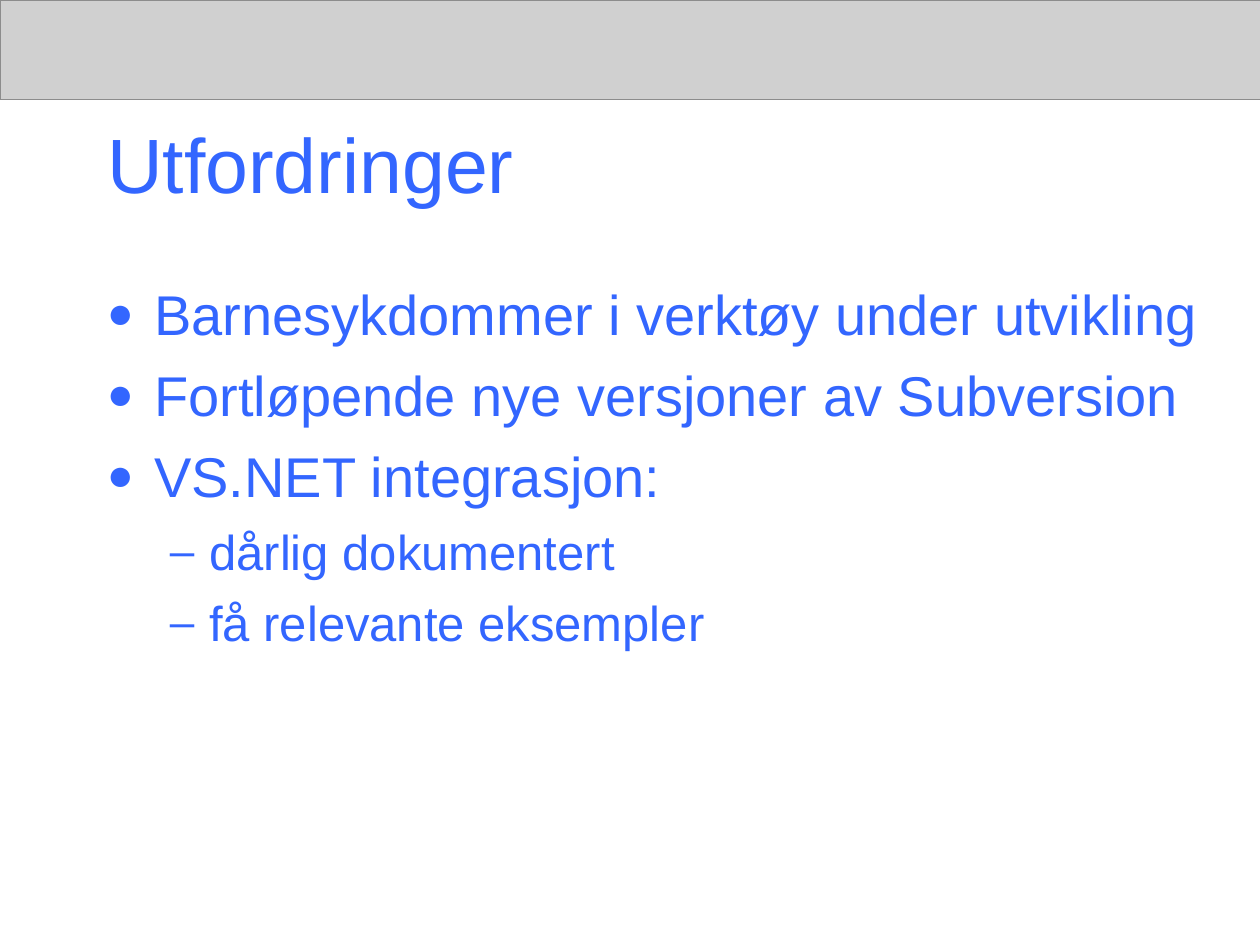
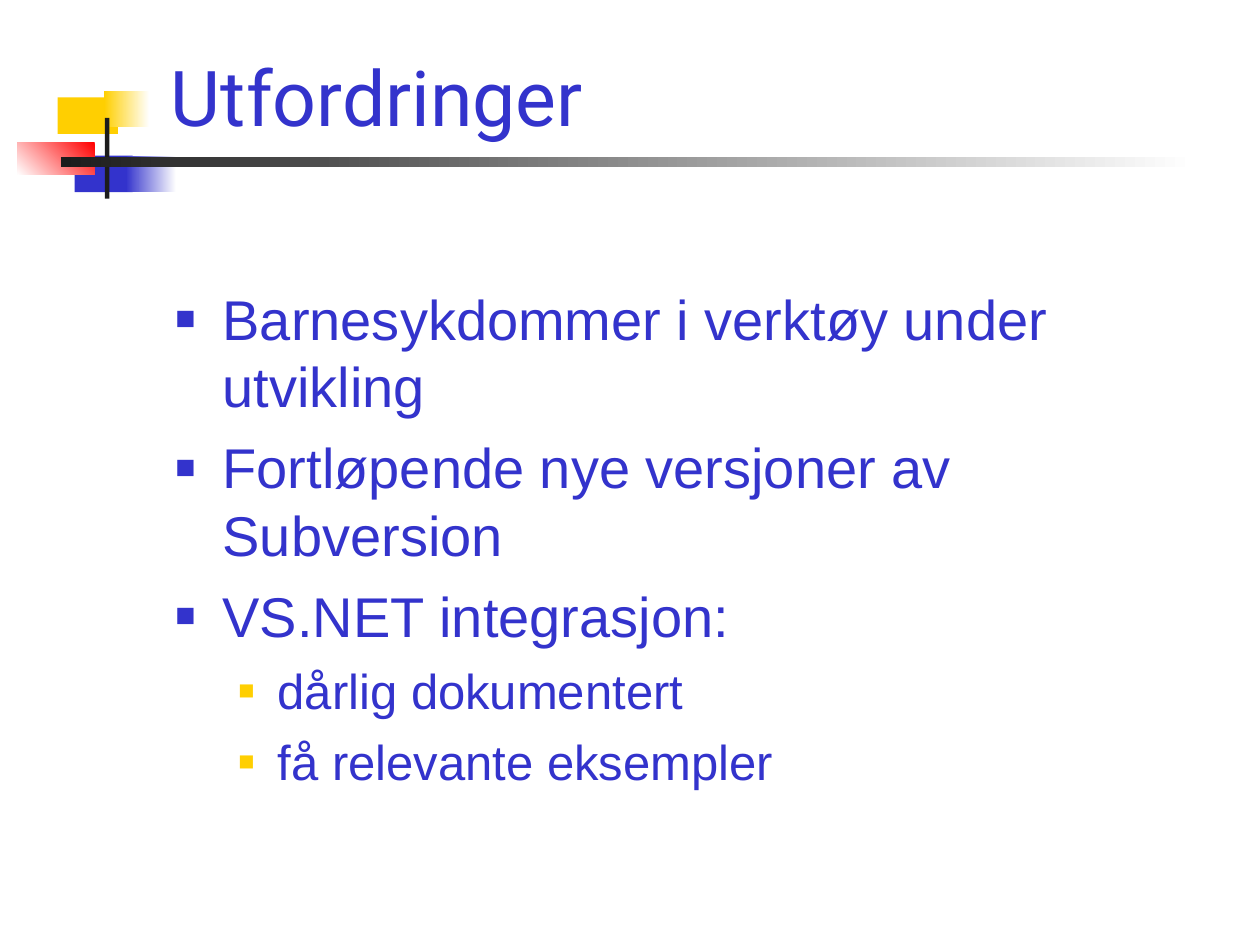
Before and after one commit to AnkhSVN/AnkhSVN, a slide deck: slide 21 of doc/powerpoint/Subversion_addin_for_VS.NET.ppt. Drawn at 1260x945 pixels with LibreOffice and Linux fonts; fonts in the diff are those of the drawing; grey boxes stand for pictures. Boxes give left, top, right and bottom in pixels: in the first picture for what was removed or moved away, otherwise in the second. Text is boxed around its words. In the diff, an @@ line names an element or a change of style, - is before the commit and + after.

Commit message:
* Changed the layout back to a template.   Change the template if you want to make changes such as font, colour, bg image. * Added image of the work schedule. * Removed the banner. * Changed some text, and fixed typos.

```diff
--- a/doc/powerpoint/Subversion_addin_for_VS.NET.ppt
+++ b/doc/powerpoint/Subversion_addin_for_VS.NET.ppt
@@ picture removed at [0,0,1260,100] @@
@@ title "Utfordringer": place and size @@
-title "Utfordringer" at [107,137,513,208]
+title "Utfordringer" at [171,67,583,142]
@@ title "Utfordringer" at [171,67,583,142]: font Arial to Roboto, text colour #3366FF to #3333CC; vertical alignment middle to bottom @@
@@ rectangle added at [58,97,118,134], fill #FFCF01 @@
@@ rectangle added at [105,91,150,127], fill gradient #FFFFFF to #FFCF01 @@
@@ rectangle added at [105,118,108,199], fill #1C1C1C @@
@@ rectangle added at [18,142,94,175], fill gradient #FF0000 to #FFFFFF @@
@@ rectangle added at [60,158,1194,168], fill gradient #FFFFFF to #1C1C1C @@
@@ rectangle added at [74,155,132,192], fill #3333CC @@
@@ rectangle added at [126,155,176,192], fill gradient #FFFFFF to #3333CC @@
@@ text "Barnesykdommer i verktøy under utvikling": place and size @@
-text "Barnesykdommer i verktøy under utvikling" at [154,294,1196,651]
+text "Barnesykdommer i verktøy under utvikling" at [223,299,1047,790]
@@ text "Barnesykdommer i verktøy under utvikling" at [223,299,1047,790]: text colour #3366FF to #3333CC; bullet ● to ■; bullet colour #3366FF to #3333CC; bullet – to ■; bullet colour #3366FF to #FFCF01 @@
```
Also in this commit, not shown: 20 other slides changed, 1 slide added, 1 slide removed.
